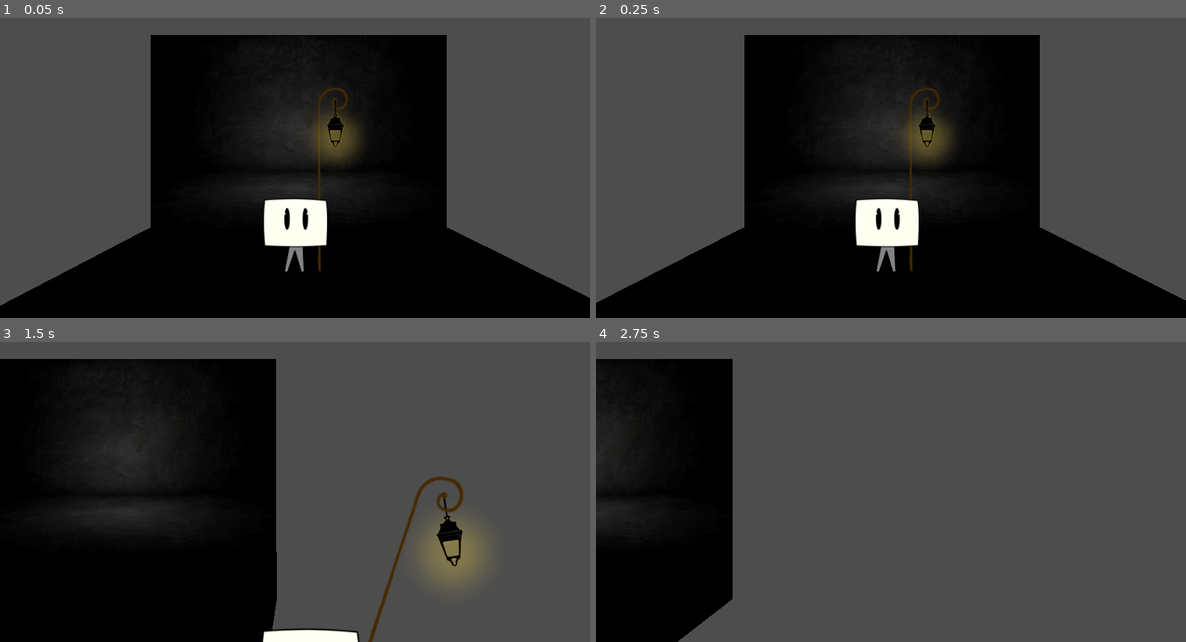
Above: before the commit, frames 1-4 (two rows, left to right).
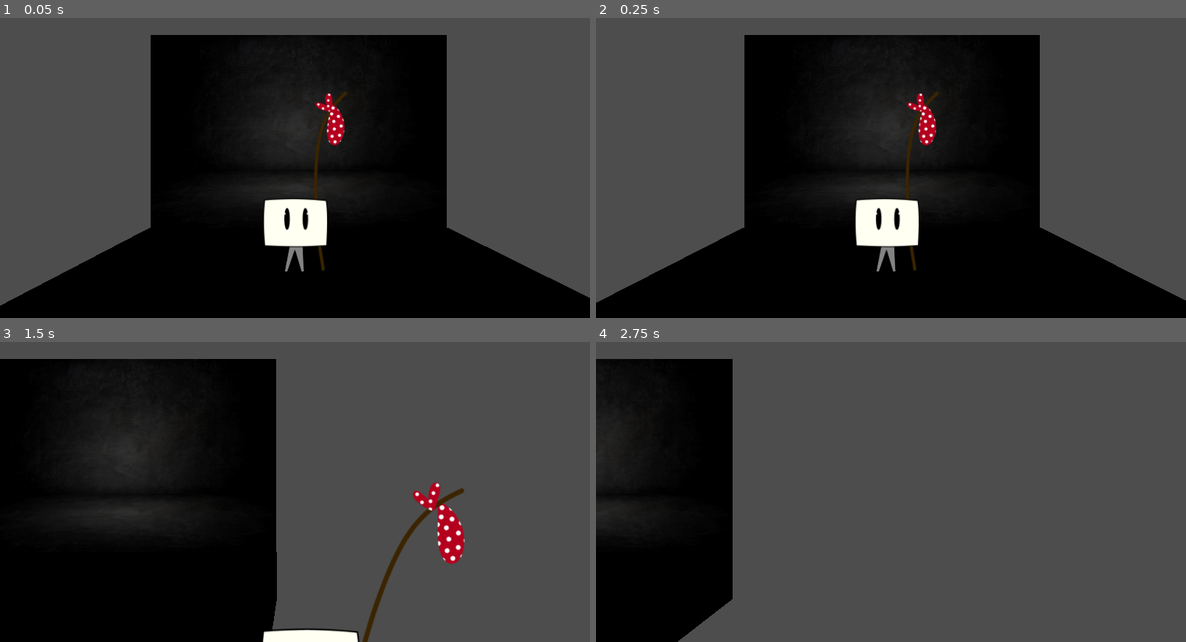
Above: after the commit, the same moments.

Repository: StormCreeper/TheBigBadChamallowKnight
Game: Godot game, scene res://scenes/proof_of_concept1.tscn
The game is run twice, just before and just after one commit, with the same random seed, the same clock (stepped at 60 frames per second) and the same inputs.
Inputs:
- Up to frame 1 (0.05 s): no input
- Up to frame 2 (0.25 s): no input
- Up to frame 3 (1.5 s): hold D (move_right) 0.53-1.28 s; hold C (swing_stick) 0.53-1.28 s; tap Space (jump) at 0.77 s; hold S (move_backward) from 1.28 s (still down); tap C (swing_stick) at 1.35 s
- Up to frame 4 (2.75 s): tap Space (jump) at 1.52 s; release S (move_backward) at 2.03 s; hold D (move_right) from 2.03 s (still down); hold C (swing_stick) from 2.03 s (still down)

The runs differ from the first frame. In frame 1, 1.4% of the frame differs, in the area x 52-61%, y 23-85%; in frame 2, 1.4%; in frame 3, 3.1%, in the area x 61-83%, y 44-100%; in frame 4, nothing differs.

Commit message:
ajout du stick baluchon

Diff:
--- /dev/null
+++ b/hittableLight.tscn
@@ -0,0 +1,29 @@
+[gd_scene load_steps=3 format=3 uid="uid://br034np74b0pc"]
+
+[ext_resource type="Texture2D" uid="uid://cc80wsxdjw1l5" path="res://sprites/lights/lampe.png" id="1_rrgfb"]
+
+[sub_resource type="CylinderShape3D" id="CylinderShape3D_4maq4"]
+height = 1.83704
+radius = 1.47905
+
+[node name="RigidBody3D" type="RigidBody3D"]
+center_of_mass_mode = 1
+
+[node name="light" type="SpotLight3D" parent="."]
+transform = Transform3D(1, 2.30345e-11, 4.54252e-11, -5.09317e-11, 0.452263, 0.891885, -1.38778e-17, -0.891885, 0.452263, 0.00401783, -0.0032962, -0.0925293)
+light_energy = 11.532
+light_size = 0.443
+shadow_enabled = true
+spot_range = 3.78812
+
+[node name="appearance" type="Sprite3D" parent="."]
+transform = Transform3D(0.499996, -0.000387936, 0.00184622, 0.000407765, 0.499971, -0.00537536, -0.00184194, 0.00537683, 0.499968, -1.49502, -0.543734, 0.000183105)
+centered = false
+texture = ExtResource("1_rrgfb")
+
+[node name="CollisionShape" type="CollisionShape3D" parent="."]
+transform = Transform3D(1, 0, 0, 0, 0.999992, 0.00410175, 0, -0.00410175, 0.999992, 0.00097841, 0.373328, -0.00289065)
+shape = SubResource("CylinderShape3D_4maq4")
+
+[node name="StaticBody3D" type="StaticBody3D" parent="."]
+transform = Transform3D(1, 0, 0, 0, 1, 0, 0, 0, 1, 0, 1, -30)
--- a/scenes/Weapon.gd
+++ b/scenes/Weapon.gd
@@ -1,11 +1,16 @@
 extends Node3D
 
 @onready var swing_finished = true #used to prevent the player to swing to quickly, "breaking" the animations
-@onready var stickType = "crosse"
+@onready var stickType = "baluchon"
 
 # Called when the node enters the scene tree for the first time.
 func _ready():
-	pass # Replace with function body.
+	if stickType == "crosse":
+		$Dangle.play("crosse")
+		$Stick/sprite.play("crosse")
+	if stickType == "baluchon":
+		$Dangle.play("baluchon")
+		$Stick/sprite.play("baluchon")
 
 
 # Called every frame. 'delta' is the elapsed time since the previous frame.
@@ -18,7 +23,9 @@
 	if swing_finished : #the player cannot spam-click the swing
 		swing_finished = false
 		if stickType == "crosse" :
-			$Dangle/animation.play("crosse_swing") #WHY DOESN'T IT SWING ???
+			$Dangle/animation.play("crosse_swing")
+		if stickType == "baluchon" :
+			$Dangle/animation.play("crosse_swing")
 		$Stick/animation.play("swing")
 
 
@@ -38,8 +45,12 @@
 		$Stick/animation.play("walk")
 		if stickType == "crosse" :
 			$Dangle/animation.play("crosse_float_left")
+		if stickType == "baluchon" :
+			$Dangle/animation.play("crosse_float_left")
 func _on_player_move_right():
 	if swing_finished :
 		$Stick/animation.play("walk")
 		if stickType == "crosse" :
 			$Dangle/animation.play("crosse_float_right")
+		if stickType == "baluchon" :
+			$Dangle/animation.play("crosse_float_right")
--- a/scenes/proof_of_concept1.tscn
+++ b/scenes/proof_of_concept1.tscn
@@ -1,22 +1,24 @@
-[gd_scene load_steps=35 format=3 uid="uid://bqq4e57a0etao"]
+[gd_scene load_steps=37 format=3 uid="uid://bqq4e57a0etao"]
 
 [ext_resource type="Texture2D" uid="uid://chmm3jrqghf2g" path="res://sprites/background/sol_sombre.png" id="1_0t3v5"]
-[ext_resource type="Texture2D" uid="uid://b2nrrg4l2xrm6" path="res://sprites/seamless-endless-industrial-game-environment-260nw-414303469.webp" id="1_3387d"]
+[ext_resource type="Texture2D" uid="uid://b2nrrg4l2xrm6" path="res://sprites/background/seamless-endless-industrial-game-environment-260nw-414303469.webp" id="1_3387d"]
 [ext_resource type="Texture2D" uid="uid://dglydgphc4ujf" path="res://sprites/background/sombre.png" id="1_g3naa"]
 [ext_resource type="Script" path="res://scenes/FollowCamera.gd" id="1_qyuim"]
 [ext_resource type="Script" path="res://scenes/Player.gd" id="3_6fw3e"]
-[ext_resource type="Texture2D" uid="uid://cd6i84nx0u2ep" path="res://sprites/Head/tete_milieu.png" id="4_y5afr"]
-[ext_resource type="Texture2D" uid="uid://fbfhihrrwv5s" path="res://sprites/Head/tete_bas.png" id="5_2lblh"]
+[ext_resource type="Texture2D" uid="uid://cd6i84nx0u2ep" path="res://sprites/knight/Head/tete_milieu.png" id="4_y5afr"]
+[ext_resource type="Texture2D" uid="uid://fbfhihrrwv5s" path="res://sprites/knight/Head/tete_bas.png" id="5_2lblh"]
 [ext_resource type="Texture2D" uid="uid://dq0b51u5pyd6g" path="res://sprites/knight/Head/tete_haut.png" id="6_8rbmj"]
-[ext_resource type="Texture2D" uid="uid://dtwwmrnmefnuf" path="res://sprites/Body/jambes_still.png" id="7_rl23h"]
-[ext_resource type="Texture2D" uid="uid://cpk0wqsrvhh4" path="res://sprites/Body/jambes1.png" id="8_s6pcg"]
-[ext_resource type="Texture2D" uid="uid://b1l3cugqnc0ea" path="res://sprites/Body/jambes2.png" id="9_vyyqy"]
-[ext_resource type="Texture2D" uid="uid://c2q0lebni84d3" path="res://sprites/Body/jambes3.png" id="10_udtkt"]
+[ext_resource type="Texture2D" uid="uid://dtwwmrnmefnuf" path="res://sprites/knight/Body/jambes_still.png" id="7_rl23h"]
+[ext_resource type="Texture2D" uid="uid://cpk0wqsrvhh4" path="res://sprites/knight/Body/jambes1.png" id="8_s6pcg"]
+[ext_resource type="Texture2D" uid="uid://b1l3cugqnc0ea" path="res://sprites/knight/Body/jambes2.png" id="9_vyyqy"]
+[ext_resource type="Texture2D" uid="uid://c2q0lebni84d3" path="res://sprites/knight/Body/jambes3.png" id="10_udtkt"]
 [ext_resource type="Script" path="res://scenes/Weapon.gd" id="11_kya5q"]
 [ext_resource type="Texture2D" uid="uid://3uptqgk45ma7" path="res://sprites/sticks/crosse.png" id="11_paarh"]
-[ext_resource type="Texture2D" uid="uid://djjm5sihmo3ga" path="res://sprites/Body/jambes4.png" id="11_r15xw"]
+[ext_resource type="Texture2D" uid="uid://djjm5sihmo3ga" path="res://sprites/knight/Body/jambes4.png" id="11_r15xw"]
 [ext_resource type="Texture2D" uid="uid://c0et4dflwvsmi" path="res://sprites/sticks/crosse_dangle.png" id="12_eg8cu"]
+[ext_resource type="Texture2D" uid="uid://dwirmhebn3sgf" path="res://sprites/sticks/baluchon_dangle.png" id="16_3oomr"]
 [ext_resource type="PackedScene" uid="uid://b0mp65c3a041a" path="res://scenes/Walls/Inivisible_Wall.tscn" id="16_g086l"]
+[ext_resource type="Texture2D" uid="uid://bsi7csyvjhu6y" path="res://sprites/sticks/baluchon.png" id="18_arm2g"]
 
 [sub_resource type="StandardMaterial3D" id="StandardMaterial3D_5os3t"]
 albedo_texture = ExtResource("1_0t3v5")
@@ -82,6 +84,14 @@
 
 [sub_resource type="SpriteFrames" id="SpriteFrames_hfbsl"]
 animations = [{
+"frames": [{
+"duration": 1.0,
+"texture": ExtResource("16_3oomr")
+}],
+"loop": true,
+"name": &"baluchon",
+"speed": 5.0
+}, {
 "frames": [{
 "duration": 1.0,
 "texture": ExtResource("12_eg8cu")
@@ -247,6 +257,14 @@
 animations = [{
 "frames": [{
 "duration": 1.0,
+"texture": ExtResource("18_arm2g")
+}],
+"loop": true,
+"name": &"baluchon",
+"speed": 5.0
+}, {
+"frames": [{
+"duration": 1.0,
 "texture": ExtResource("11_paarh")
 }],
 "loop": false,
@@ -417,7 +435,7 @@
 
 [node name="Dangle" type="AnimatedSprite3D" parent="Player/Weapon"]
 sprite_frames = SubResource("SpriteFrames_hfbsl")
-animation = &"crosse"
+animation = &"baluchon"
 
 [node name="animation" type="AnimationPlayer" parent="Player/Weapon/Dangle"]
 libraries = {
@@ -428,7 +446,7 @@
 
 [node name="sprite" type="AnimatedSprite3D" parent="Player/Weapon/Stick"]
 sprite_frames = SubResource("SpriteFrames_3ugt5")
-animation = &"crosse"
+animation = &"baluchon"
 
 [node name="CollisionShape3D" type="CollisionShape3D" parent="Player/Weapon/Stick"]
 transform = Transform3D(1, 0, 0, 0, 1, 0, 0, 0, 1, 0.051595, 0.209865, 0)
Binary file added: sprites/lights/lampe.png
Not shown, added: sprites/lights/lampe.png.import
